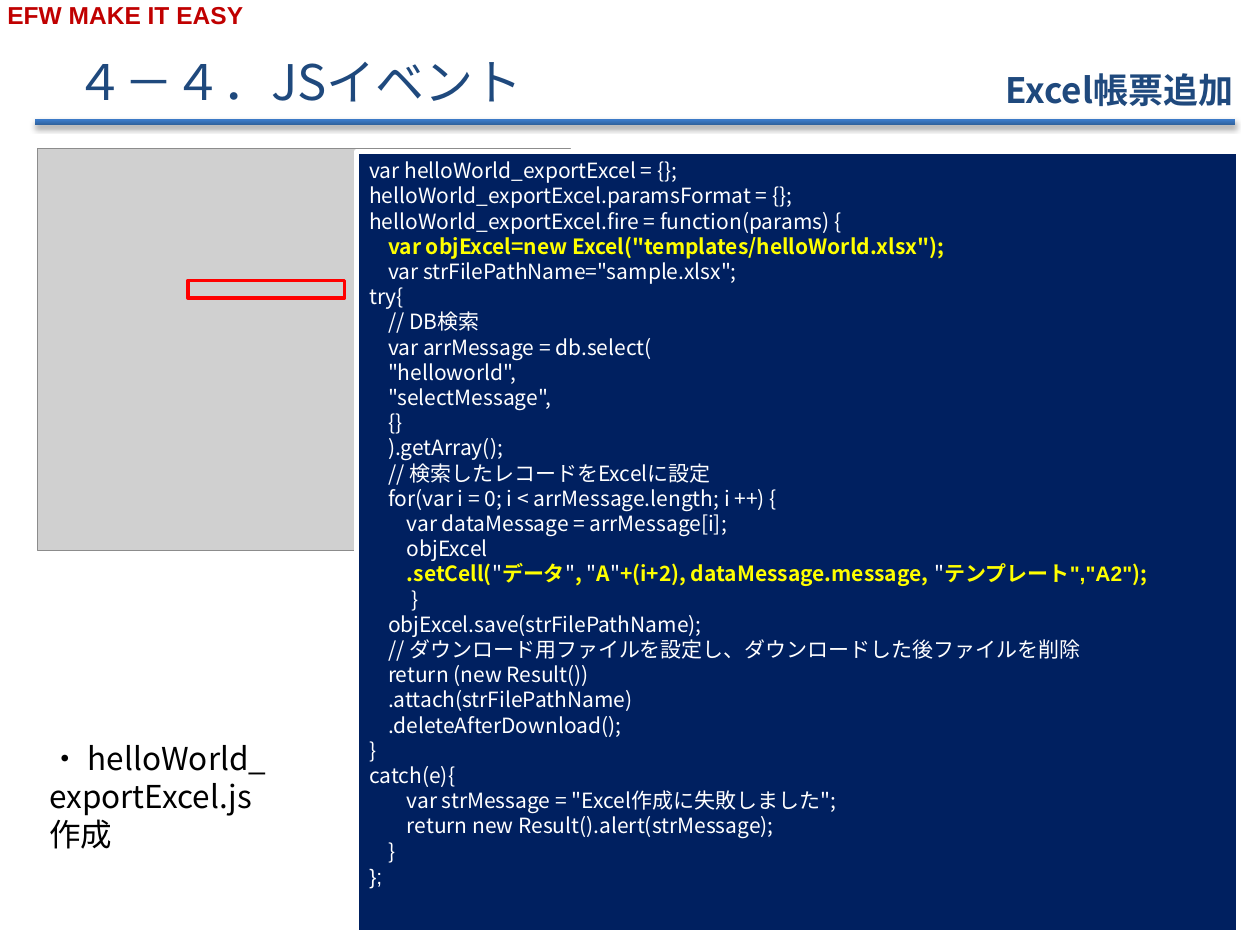
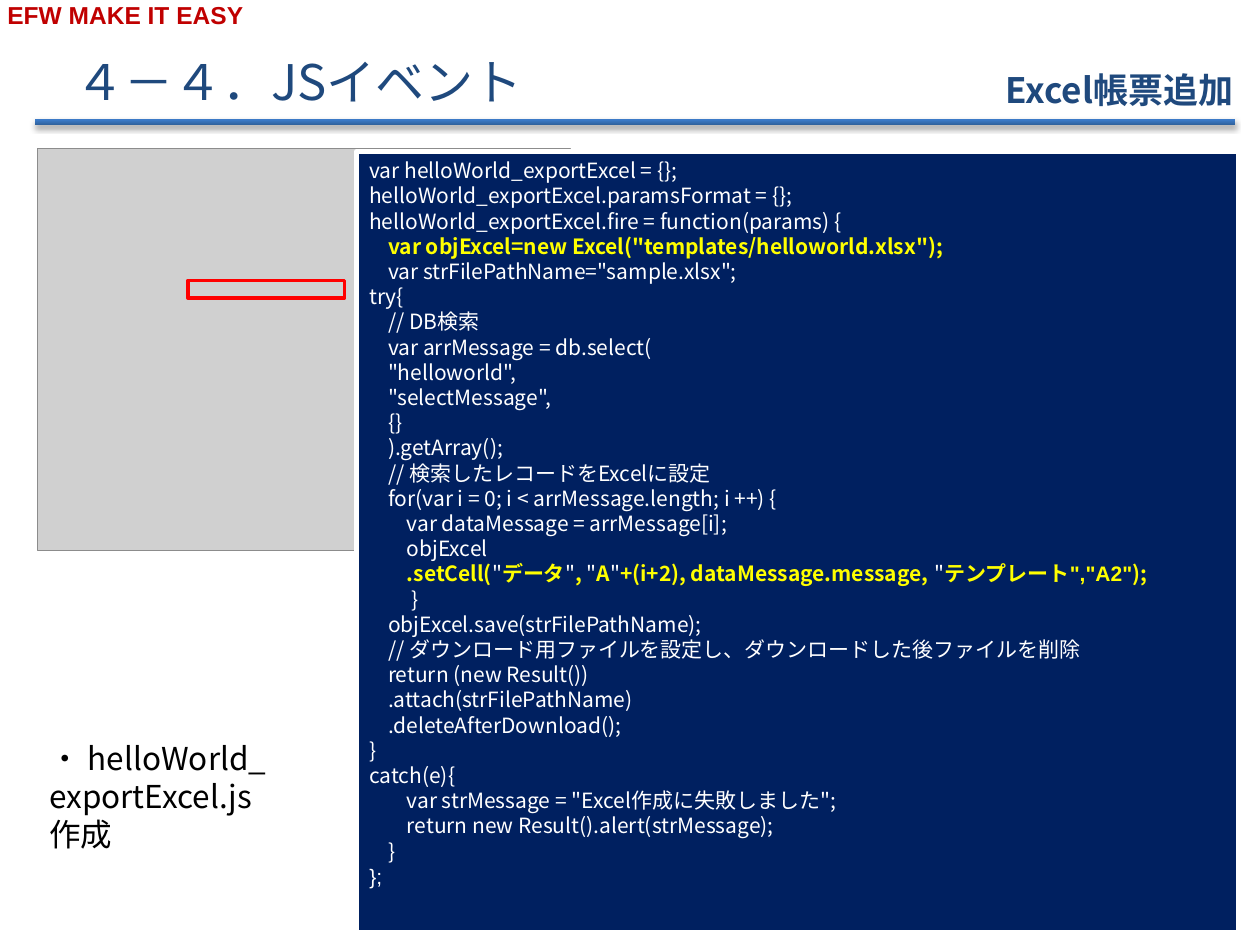
Before and after one commit to efwGrp/efw4_online_ppt, a slide deck: slide 19 of EFWプログラミングv1.4.pptx. Drawn at 1260x945 pixels with LibreOffice and Linux fonts; fonts in the diff are those of the drawing; grey boxes stand for pictures; background and template pictures are left out. Boxes give left, top, right and bottom in pixels: in the first picture for what was removed or moved away, otherwise in the second. Text is boxed around its words. In the diff, an @@ line names an element or a change of style, - is before the commit and + after.

```diff
--- a/EFWプログラミングv1.4.pptx
+++ b/EFWプログラミングv1.4.pptx
@@ text in rectangle at (388,233,943,259): text changed @@
-var objExcel=new Excel("templates/helloWorld.xlsx");
+var objExcel=new Excel("templates/helloworld.xlsx");
```
Also in this commit, not shown: 1 other slide changed, 4 other files.
